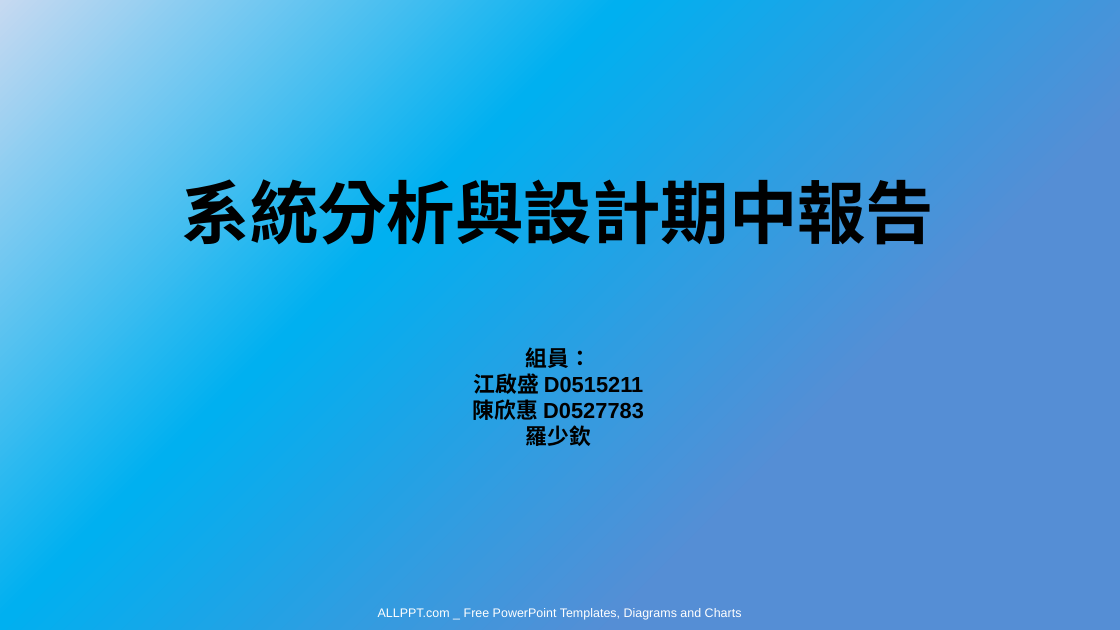
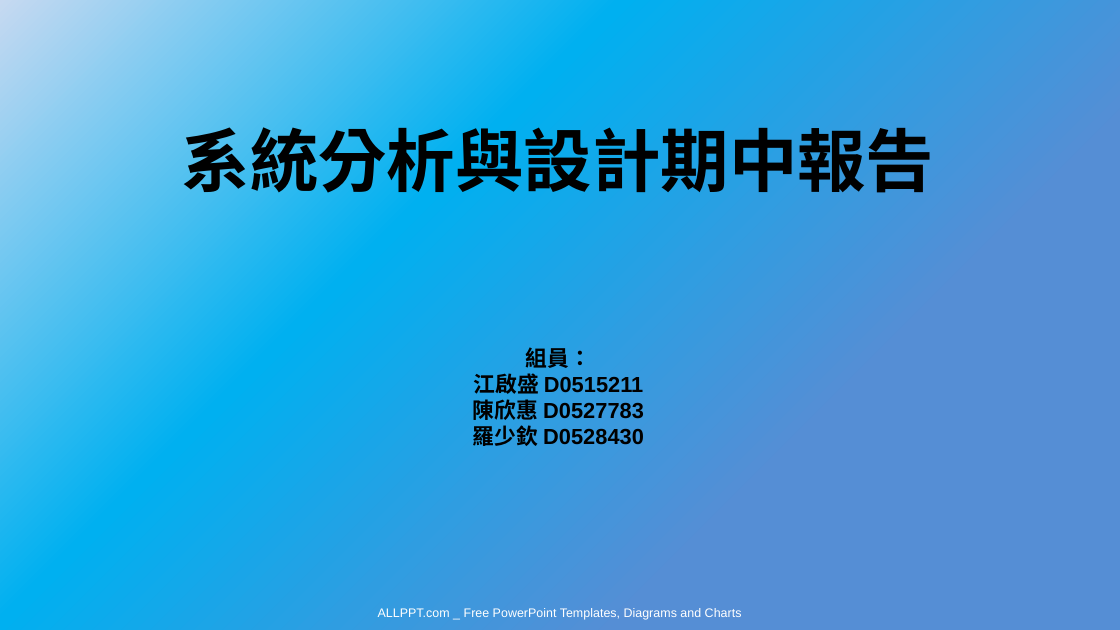
Before and after one commit to bnuby/Mobile-Application-Software, a slide deck: slide 1 of 系統分析/系統分析期中報告.pptx. Drawn at 1120x630 pixels with LibreOffice and Linux fonts; fonts in the diff are those of the drawing. Boxes give left, top, right and bottom in pixels: in the first picture for what was removed or moved away, otherwise in the second. Text is boxed around its words. In the diff, an @@ line names an element or a change of style, - is before the commit and + after.

```diff
--- a/系統分析/系統分析期中報告.pptx
+++ b/系統分析/系統分析期中報告.pptx
@@ text "系統分析與設計期中報告": place and size @@
-text "系統分析與設計期中報告" at (182, 169, 935, 256)
+text "系統分析與設計期中報告" at (182, 116, 935, 203)
@@ text at (473, 425, 644, 446): text changed @@
-羅少欽
+羅少欽 D0528430
```
Also in this commit, not shown: 1 other slide changed, 38 other files.
